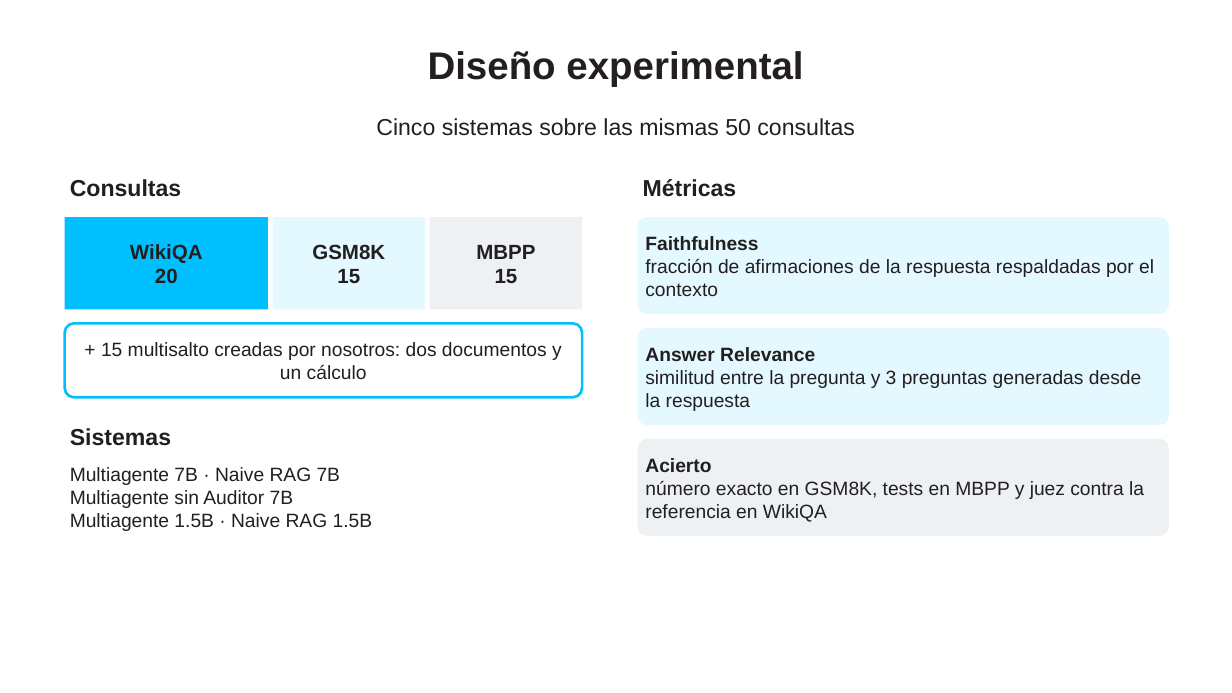
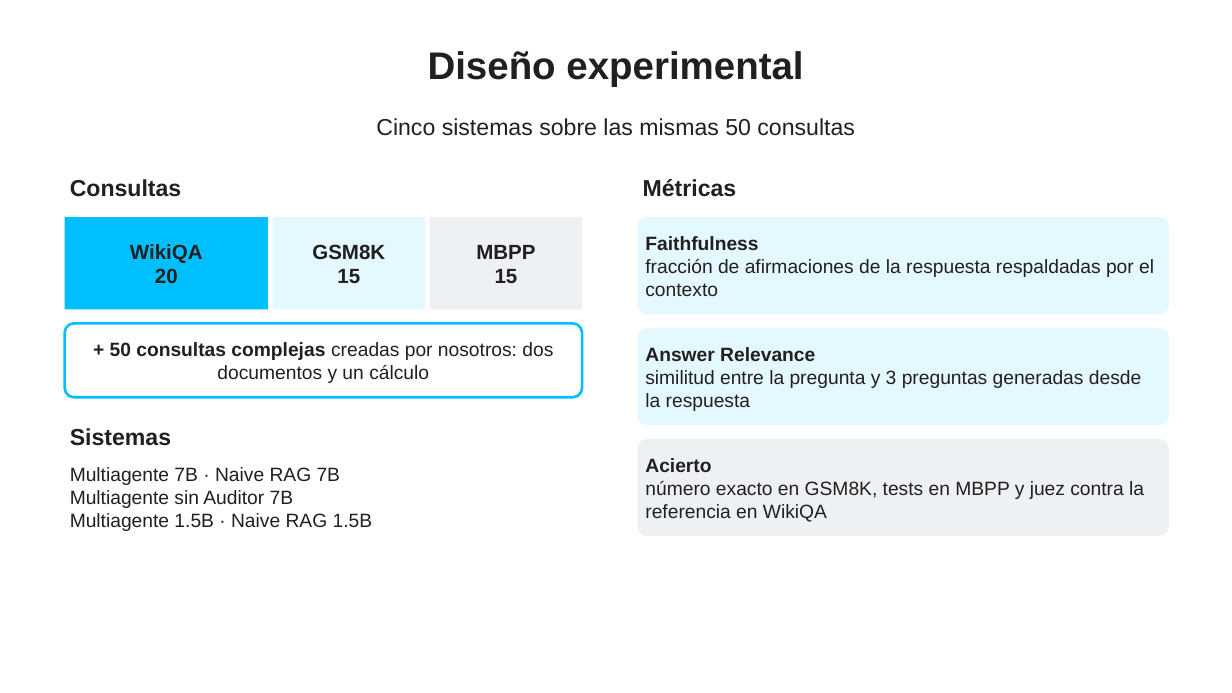
Before and after one commit to ricardoamiel/auditor-react, a slide deck: slide 7 of presentacion/Presentacion_Auditor_ReAct_corta_sin_pasos.pptx. Drawn at 1232x693 pixels with LibreOffice and Linux fonts; fonts in the diff are those of the drawing; background and template pictures are left out. Boxes give left, top, right and bottom in pixels: in the first picture for what was removed or moved away, otherwise in the second. Text is boxed around its words. In the diff, an @@ line names an element or a change of style, - is before the commit and + after.

Commit message:
Resultados de las 50 consultas complejas

```diff
--- a/presentacion/Presentacion_Auditor_ReAct_corta_sin_pasos.pptx
+++ b/presentacion/Presentacion_Auditor_ReAct_corta_sin_pasos.pptx
@@ text in rounded rectangle at [110, 342, 553, 383]: text changed @@
-+ 15 multisalto creadas por nosotros: dos documentos y un cálculo
++ 50 consultas complejas creadas por nosotros: dos documentos y un cálculo
```
Also in this commit, not shown: 6 other slides changed, 30 other files.
